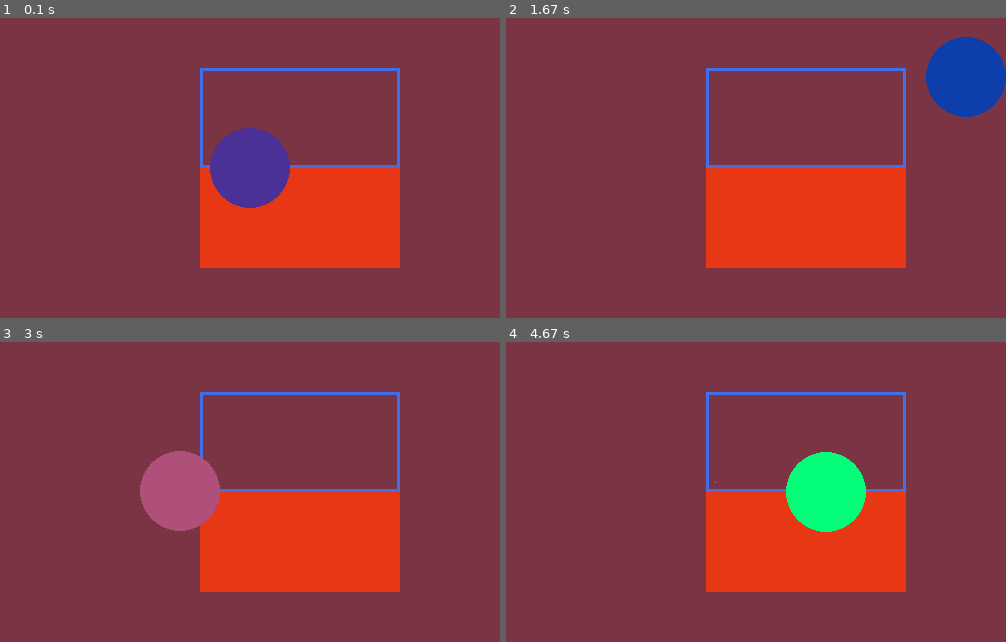
Above: before the commit, frames 1-4 (two rows, left to right).
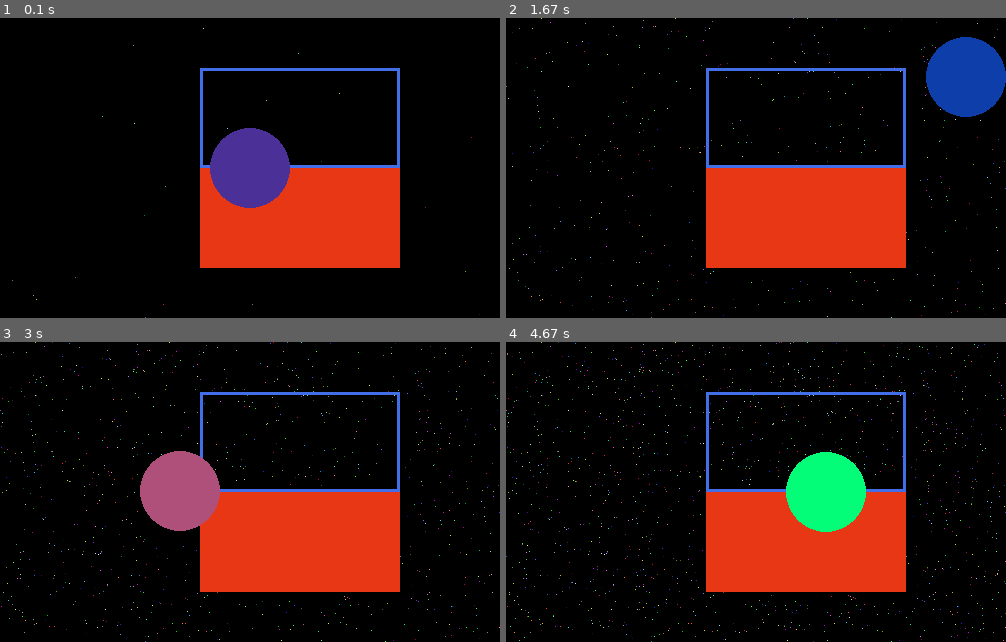
Above: after the commit, the same moments.

Repository: moeg100/randomCode
Game: pygame game, started from pyGameBasic.py
The game is run twice, just before and just after one commit, with the same random seed, the same clock (stepped at 60 frames per second) and the same inputs.
Inputs:
- Up to frame 1 (0.1 s): no input
- Up to frame 2 (1.67 s): hold D 0.33-0.8 s; hold W 0.83-1.13 s; hold D 1.17-1.63 s
- Up to frame 3 (3 s): hold A 1.67-2.2 s; hold S 2.23-2.53 s; hold A 2.57-2.97 s
- Up to frame 4 (4.67 s): hold W 3-3.37 s; hold D 3.4-4.03 s; hold S 4.07-4.43 s; hold A from 4.47 s (still down)

The runs differ from the first frame. In frame 1, 84% of the frame differs, in the area x 0-100%, y 0-100%; in frame 2, 82%; in frame 3, 83%; in frame 4, 84%.

Commit message:
Implement random pixel rendering in game loop
Added pixel surface for rendering random pixels on the screen.

Diff:
--- a/pyGameBasic.py
+++ b/pyGameBasic.py
@@ -24,7 +24,7 @@
 
 dt = 0
 
-
+pixel_surface = pygame.Surface((SCREEN_WIDTH, SCREEN_HEIGHT))
 
 
 player_pos = pygame.Vector2(SCREEN_WIDTH / 2, SCREEN_HEIGHT / 2)
@@ -41,19 +41,22 @@
     for event in pygame.event.get():
         if event.type == pygame.QUIT: running = False
 
-    screen.fill(BG_COLOR)
 
 
     # Render start here
 
+
+    for _ in range(10):
+        numRandomPixelW = rd.randint(0, SCREEN_WIDTH)
+        numRandomPixelH = rd.randint(0, SCREEN_HEIGHT)
+        color = (rd.randint(0, 255), rd.randint(0, 255), rd.randint(0, 255))
+        pixel_surface.set_at((numRandomPixelW, numRandomPixelH), color)
+    screen.blit(pixel_surface, (0, 0))
+
+    #screen.fill(BG_COLOR)
     pygame.draw.rect(screen, RECT_COLOR, (200, 150, 200, 100))
     pygame.draw.rect(screen, TARGET_COLOR, target_rect, width=3)
-
     pygame.draw.circle(screen, (numRandom, numRandom2, numRandom3), player_pos, 40)
-
-    pygame.gfxdraw.pixel(screen, 209, 140, (numRandom, numRandom2, numRandom3))
-
-
     keys = pygame.key.get_pressed()
 
     if keys[pygame.K_w]:
